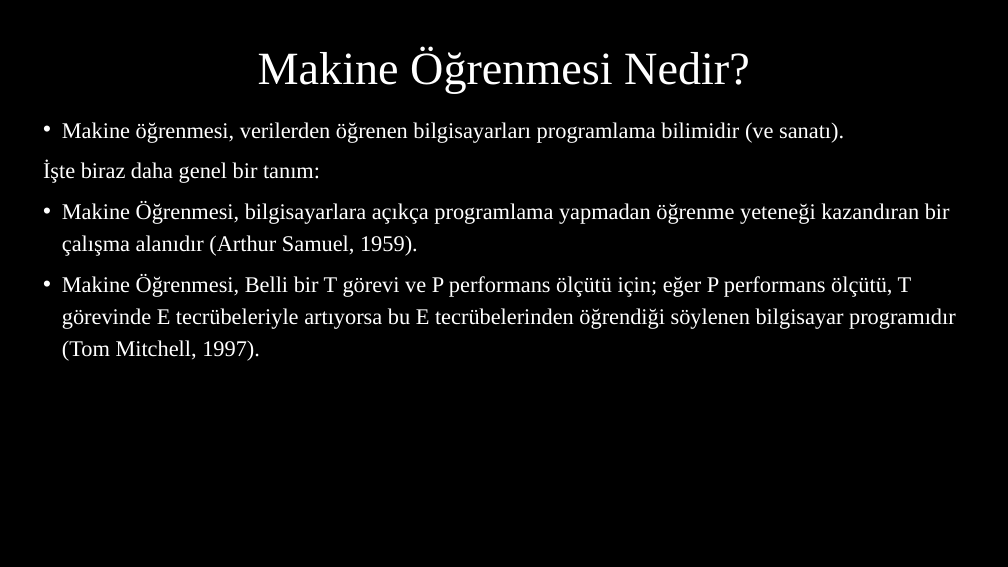
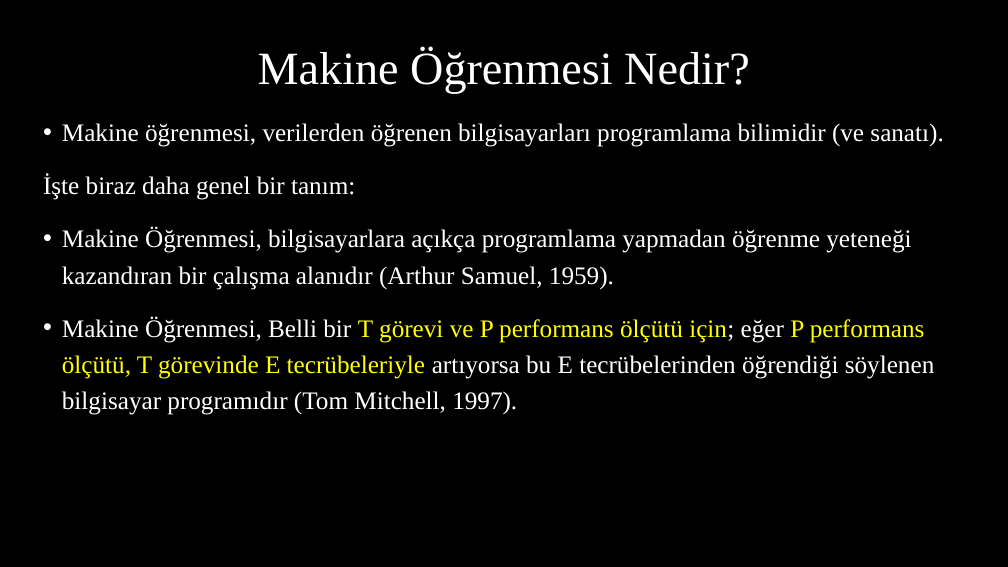
Before and after one commit to akaraci/Makine-Ogrenmesi, a slide deck: slide 21 of Sunular/MÖT-Hafta-1.pptx. Drawn at 1008x567 pixels with LibreOffice and Linux fonts; fonts in the diff are those of the drawing. Boxes give left, top, right and bottom in pixels: in the first picture for what was removed or moved away, otherwise in the second. Text is boxed around its words. In the diff, an @@ line names an element or a change of style, - is before the commit and + after.

```diff
--- a/Sunular/MÖT-Hafta-1.pptx
+++ b/Sunular/MÖT-Hafta-1.pptx
@@ text "Makine öğrenmesi, verilerden öğrenen bilgisayarları ..." at <box>43,123,943,415</box>: size 16 to 18 pt; text colour #FFFFFF to #FFFF00 in "T görevi ve P performans ölçütü için; ..."; more space between paragraphs @@
```
Also in this commit, not shown: 14 other slides changed.
